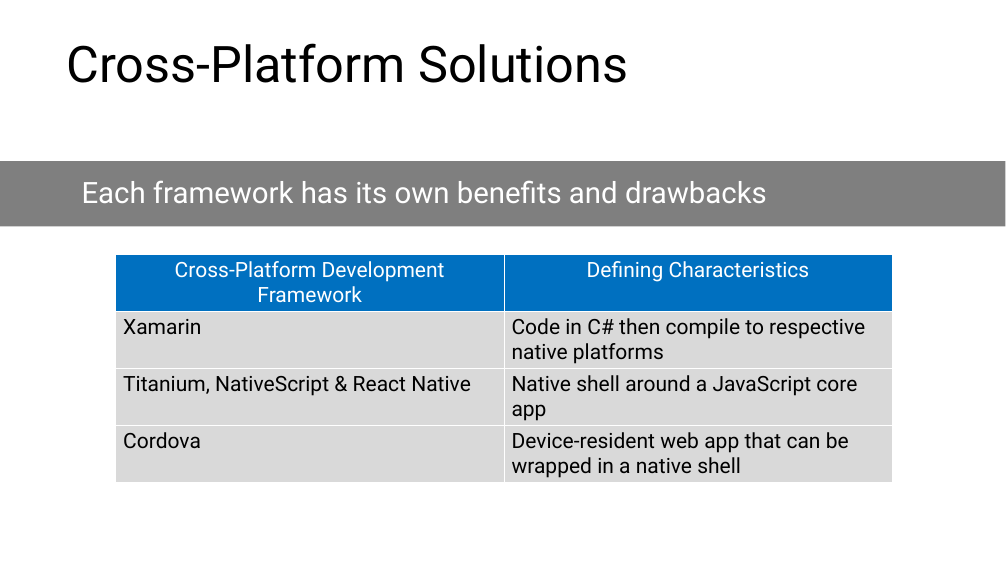
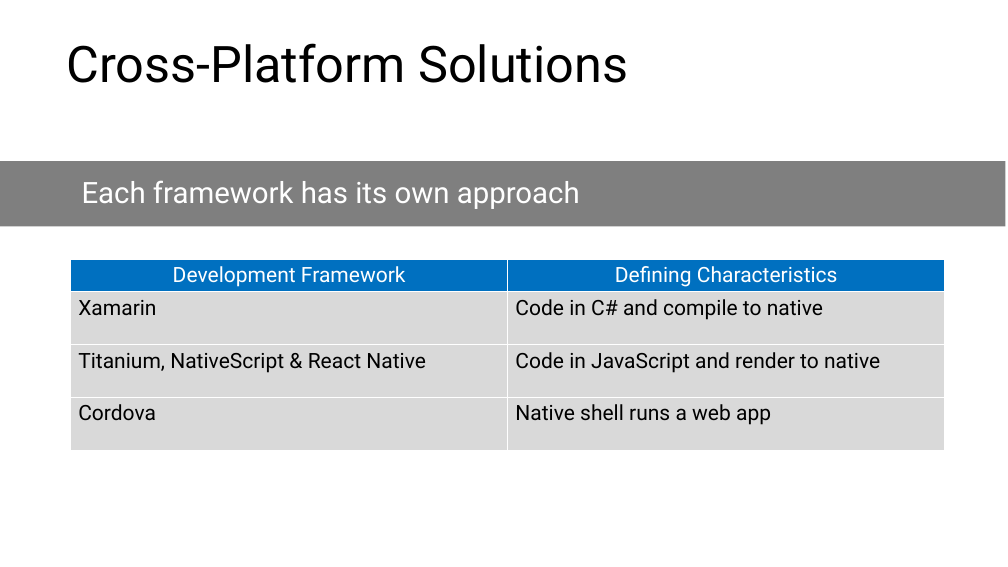
Before and after one commit to microsoft/AcademicContent, a slide deck: slide 19 of Instructor-Led/Module3/Lessons/Module3_Lesson1 Mobile Development Survey.pptx (slide 21 before the commit). Drawn at 1008x567 pixels with LibreOffice and Linux fonts; fonts in the diff are those of the drawing. Boxes give left, top, right and bottom in pixels: in the first picture for what was removed or moved away, otherwise in the second. Text is boxed around its words. In the diff, an @@ line names an element or a change of style, - is before the commit and + after.

```diff
--- a/Instructor-Led/Module3/Lessons/Module3_Lesson1 Mobile Development Survey.pptx
+++ b/Instructor-Led/Module3/Lessons/Module3_Lesson1 Mobile Development Survey.pptx
@@ text at bbox=[82, 181, 580, 209]: text changed @@
-Each framework has its own benefits and drawbacks
+Each framework has its own approach
@@ table at bbox=[71, 259, 945, 451] @@
-row 1, column 1: Cross-Platform Development Framework
+row 1, column 1: Development Framework
-row 2, column 2: Code in C# then compile to respective native platforms
+row 2, column 2: Code in C# and compile to native
-row 3, column 2: Native shell around a JavaScript core app
+row 3, column 2: Code in JavaScript and render to native
-row 4, column 2: Device-resident web app that can be wrapped in a native shell
+row 4, column 2: Native shell runs a web app
@@ table: place and size @@
-table at bbox=[116, 254, 893, 486]
+table at bbox=[71, 259, 945, 451]
```
Also in this commit, not shown: 8 other slides changed, 3 slides added, 4 slides removed.
